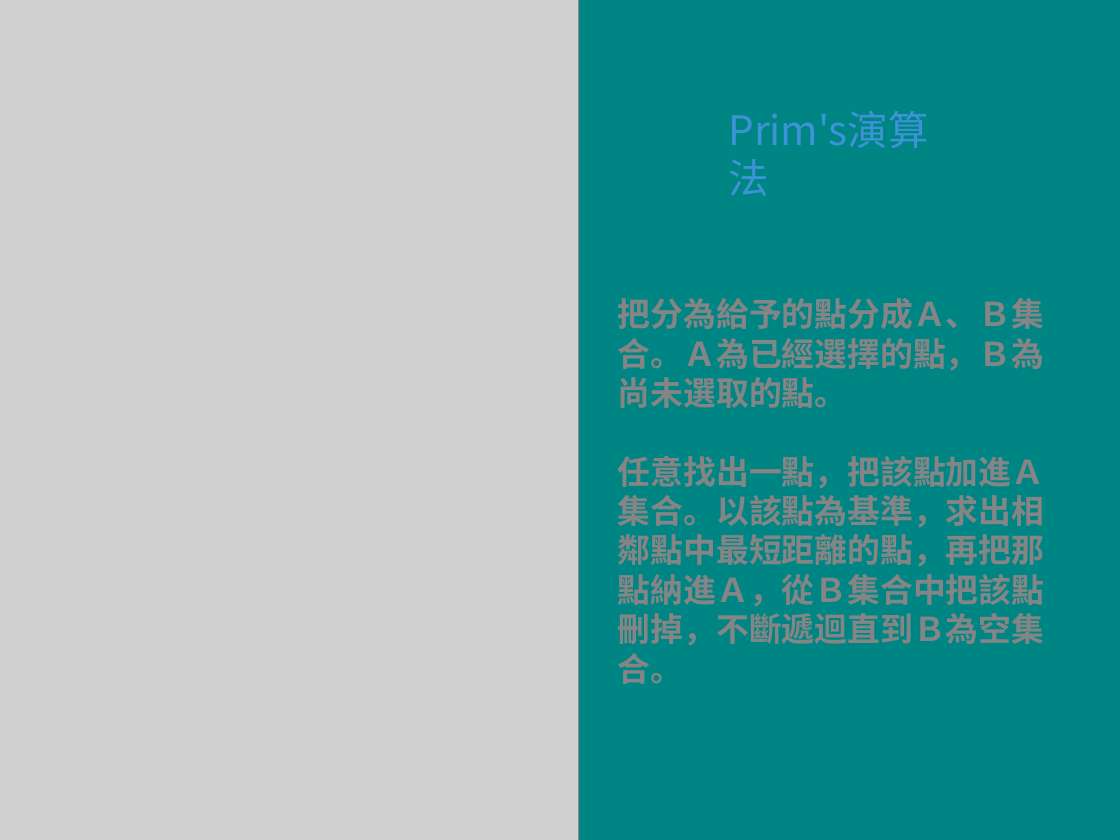
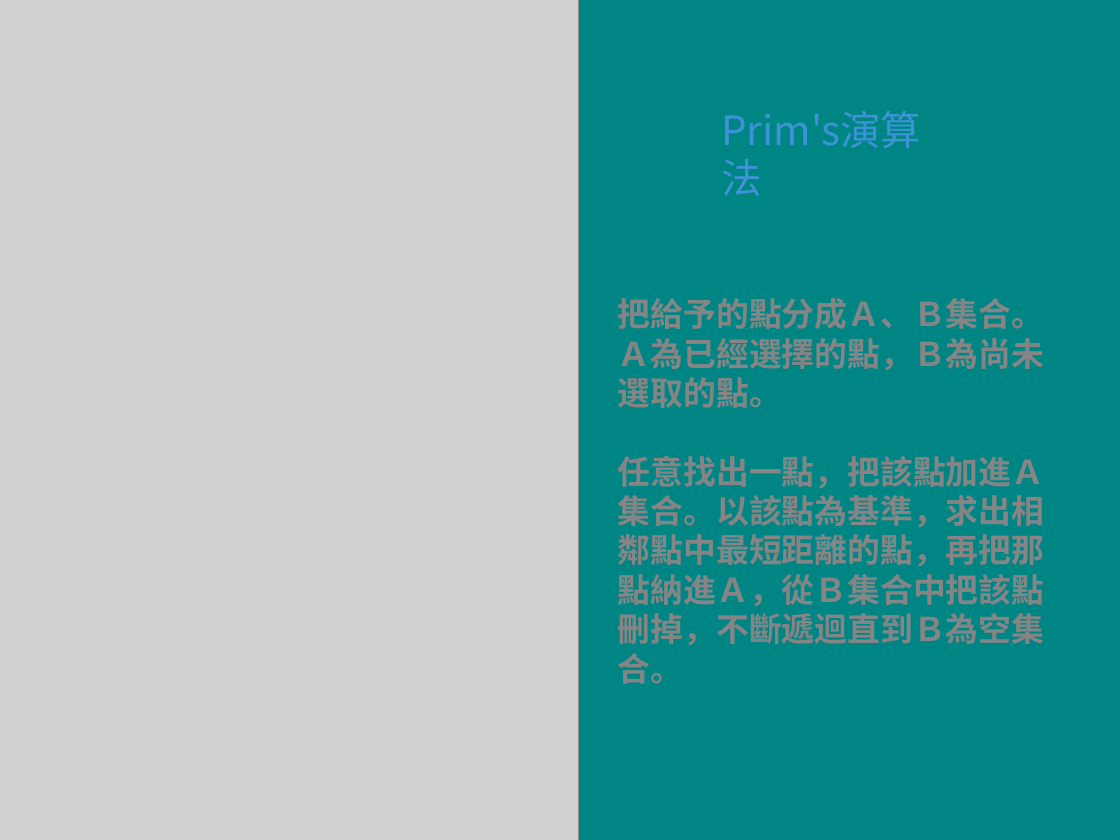
Before and after one commit to johnny0508/2018-algorithm, a slide deck: slide 12 of 演算法手寫Ｂ.pptx. Drawn at 1120x840 pixels with LibreOffice and Linux fonts; fonts in the diff are those of the drawing; grey boxes stand for pictures; background and template pictures are left out. Boxes give left, top, right and bottom in pixels: in the first picture for what was removed or moved away, otherwise in the second. Text is boxed around its words. In the diff, an @@ line names an element or a change of style, - is before the commit and + after.

```diff
--- a/演算法手寫Ｂ.pptx
+++ b/演算法手寫Ｂ.pptx
@@ text "Prim's演算法": place and size @@
-text "Prim's演算法" at box(728, 111, 928, 148)
+text "Prim's演算法" at box(721, 111, 921, 148)
@@ text at box(618, 298, 1044, 408): text changed; font Comic Neue to Noto Sans CJK SC @@
-把分為給予的點分成Ａ、Ｂ集合。Ａ為已經選擇的點，Ｂ為尚未選取的點。
+把給予的點分成Ａ、Ｂ集合。Ａ為已經選擇的點，Ｂ為尚未選取的點。
```
Also in this commit, not shown: 11 other slides changed.
